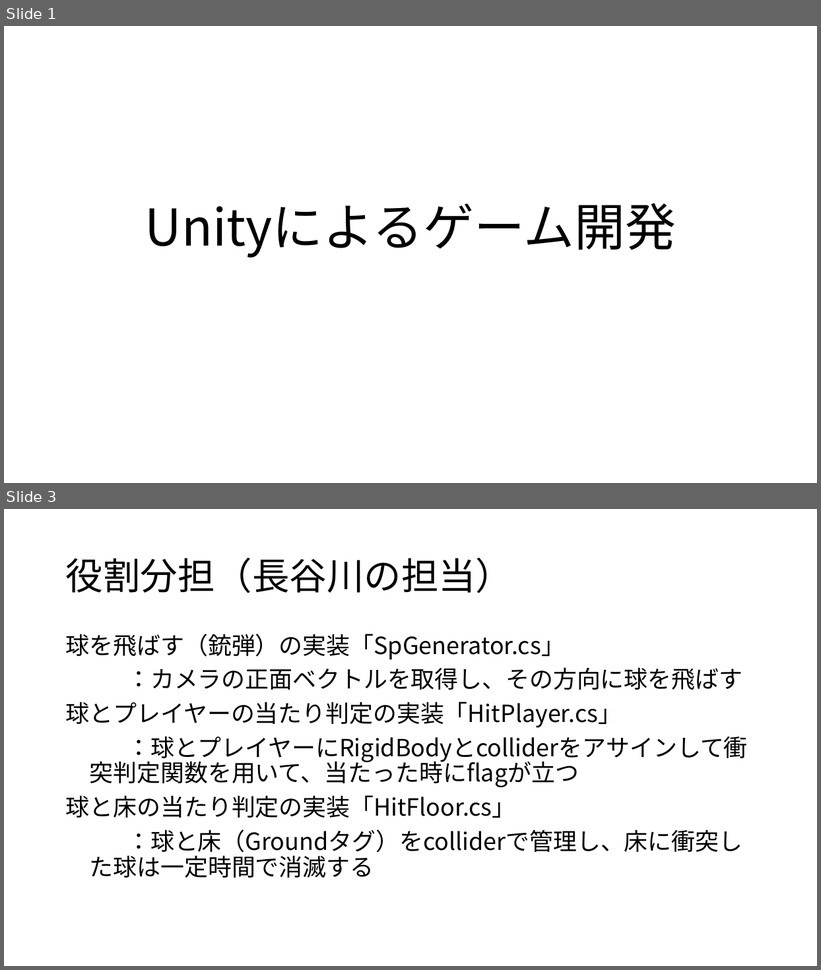
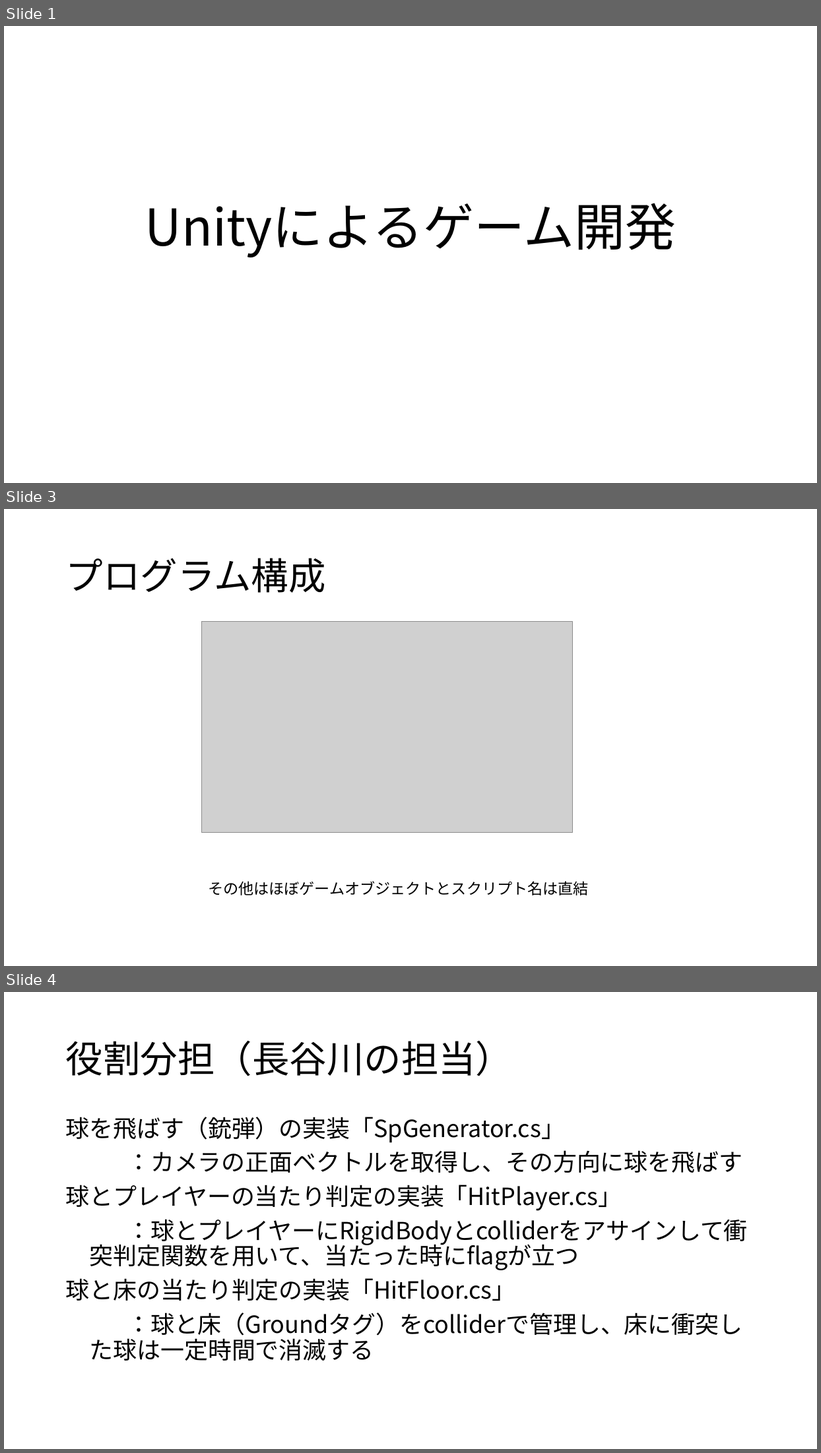
Before and after one commit to CGInteractive2018/CG_Interactive, a slide deck: Unityによるゲーム開発.pptx. Shown one above the other, each under a label of ours: slides 1 and 3 before the commit, slides 1, 3 and 4 after it; the slides between them are not shown. The pictures are 821x970 and 821x1453 pixels, drawn with LibreOffice and Linux fonts; fonts in the diff are those of the drawing; grey boxes stand for pictures. Boxes give left, top, right and bottom in pixels: in the first picture for what was removed or moved away, otherwise in the second. Text is boxed around its words. In the diff, an @@ line names an element or a change of style, - is before the commit and + after.

```diff
--- a/Unityによるゲーム開発.pptx
+++ b/Unityによるゲーム開発.pptx
@@ slide 3 added at <box>4,509,817,966</box>, background #FFFFFF @@
@@ title added at <box>66,558,326,593</box>, 44 pt, text #000000 @@
+プログラム構成
@@ picture added at <box>202,622,572,833</box> @@
@@ text added at <box>208,881,589,896</box>, 18 pt, text #000000 @@
+その他はほぼゲームオブジェクトとスクリプト名は直結
@@ what was slide 3 is now slide 4 @@
```
Also in this commit, not shown: 3 other slides added, 1 slide removed, 2 other files.
